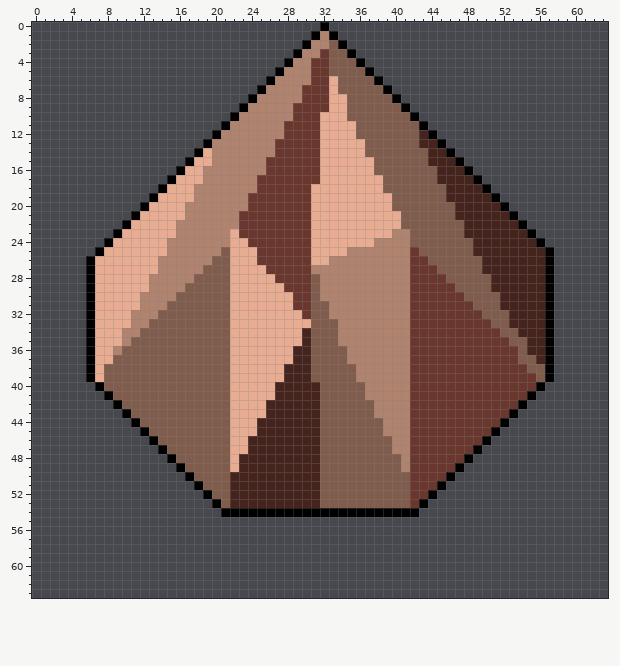
Pixel-art sprite, stored at public/assets/Tiles/Plains/Mountains/sheet01.png. The first picture shows the starting point.
The file is 64x64 pixels. Colours within 5 levels of each other are drawn and written as one.
New version:
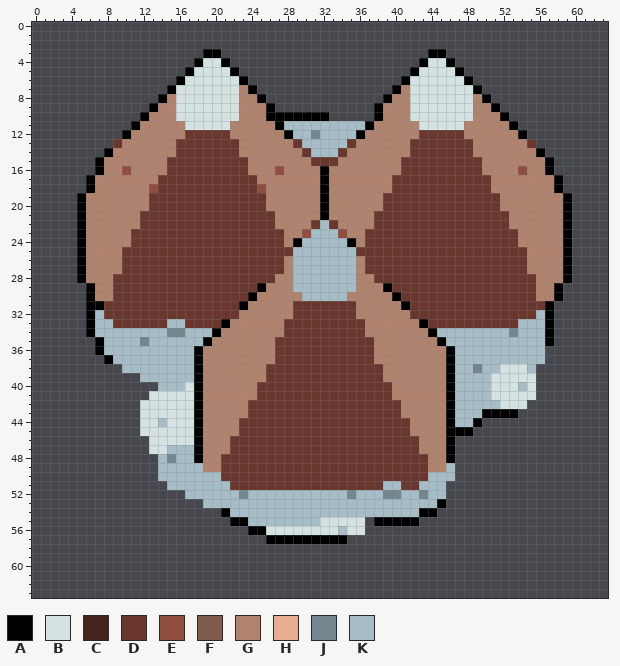
Palette (. is transparent): A #000000  B #d5e2e2  C #46241e  D #69372e  E #914d40  F #805c4d  G #b0836f  H #e8ac92  J #74878e  K #a6bcc6
From old to new:
Changed rows in their new state; - is an unchanged pixel.
first column x 5:
 0 ---------------------------.---------------------------
 1 --------------------------...--------------------------
 2 -------------------------.....-------------------------
 3 --------------AA--------.......--------AA--------------
 4 -------------ABBA------.........------ABBA-------------
 5 ------------ABBBBA----...........----ABBBBA------------
 6 -----------ABBBBBBA--.............--ABBBBBBA-----------
 7 ----------ABBBBBBBGA...............AGBBBBBBBA----------
 8 ---------AGBBBBBBBGGA.............AGGBBBBBBBGA---------
 9 --------AGGBBBBBBBG--A...........AGGGBBBBBBBGGA--------
10 -------AGGGBBBBBBB---AAAAAAA.....AGGGBBBBBBBGGGA-------
11 ------AGGGGGBBBBB-----AKKKKKKKKKAGGGGGBBBBBGGGGGA------
12 -----AGGGGGGDDDDD------AKKJKKKKAGGGGGGDDDDDGGGGGGA-----
13 ----DGGGGGGDDDDDDD----GG-KKKKKDGGGGGGDDDDDDDGGGGGGD----
14 ---AGGGGGGGDDDDDDD----GGG-KKKDGGGGGGGDDDDDDDGGGGGGGA---
15 --AGGGGGGGDDDDDDDDD--GGGGG-DDGGGGGGGDDDDDDDDDGGGGGGGA--
16 --AGGEGGGGDDDDDDDDD--GEGGGGAGGGGGGGGDDDDDDDDDGGGGEGGA--
17 -AGGGGGGGDDDDDDDDDDDGGGGGGGAGGGGGGGDDDDDDDDDDDGGGGGGGA-
18 -AGGGGGGEDDDDDDDDDDDEGGGGGGAGGGGGGGDDDDDDDDDDDGGGGGGGA-
19 AGGGGGGGDDDDDDDDDDD--GGGGGGAGGGGGGDDDDDDDDDDDDDGGGGGGGA
20 AGGGGGGGDDDDDDDDDDD--GGGGGGAGGGGGGDDDDDDDDDDDDDGGGGGGGA
21 AGGGGGGDDDDDDDDDDD----GGGGGAGGGGGDDDDDDDDDDDDDDDGGGGGGA
22 AGGGGGGDDDDDDDDDDD----GGGGDKDGGGGDDDDDDDDDDDDDDDGGGGGGA
23 AGGGGGDDDDDDDDDDDD-----GGEKKKEGGDDDDDDDDDDDDDDDDDGGGGGA
24 AGGGGGDDDDDDDDDDDDD----GAKKKKKAGDDDDDDDDDDDDDDDDDGGGGGA
25 AGGGGDDDDDDDDDDDDDDD----KKKKKKKDDDDDD-DDDDDDDDDDDDGGGGA
26 AGGGGDDDDDDDDDDDDDDD---GKKKKKKK-DDDDD--DDDDDDDDDDDGGGGA
27 AGGGGDDDDDDDDDDDDDDDD--GKKKKKKK-DDDDD---DDDDDDDDDDGGGGA
28 AGGGDDDDDDDDDDDDDDDDDDGGKKKKKKK--DDDD----DDDDDDDDDDGGGA
29 --GGDDDDDDDDDDDDDDDDAGGGKKKKKKK---ADD-----DDDDDDDDDGGA-
30 --GGDDDDDDDDDDDDDDDAGGGGGKKKKK-----AD------DDDDDDDDGGA-
31 --ADDDDDDDDDDDDDDDAGGGGG--DDDDD-----A-------DDDDDDDD---
32 --KDDDDDDDDDDDDDDDGGGGGGD-DDDDD--------------DDDDDDK---
33 --KKDDDDDDKKDDDDAGGGGGGDDDDDDDDD-----GA-------DDDKKK---
34 --KKKKKKKKJJKKKAGGGGGGGDDDDDDDDD-----GGAKKKKKKKKJKKK---
35 -.AKKKKJKKKKKKAGGGGGGGDDDDDDDDDDD----GGGAKKKKKKKKKKK---
36 -.AKKKKKKKKKKAGGGGGGGGDDDDDDDDDDD----GGGGAKKKKKKKKKK.--
37 -..AKKKKKKKKKAGGGGGGGGDDDDDDDDDDD----GGGGAKKKKKKKKKK.--
38 -....KKKKKKKKAGGGGGGGDDDDDDDDDDDDD---GGGGAKKJKKBBBK..--
39 -......KKKKKKAGGGGGGGDDDDDDDDDDDDD---GGGGAKKKKBBBBB..--
40 --.......KKKBAGGGGGGDDDDDDDDDDDDDDD--GGGGAKKKKBBBKB.---
41 ---.....BBBBBAGGGGGGDDDDDDDDDDDDDDD--GGGGAKKKKBBBBB----
42 ----...BBBBBBAGGGGGDDDDDDDDDDDDDDDDD-GGGGAKKKKKBBB-----
43 -----..BBBBBBAGGGGGDDDDDDDDDDDDDDDDD-GGGGAKKKAAA-------
44 ------.BBKBBBAGGGGDDDDDDDDDDDDDDDDDDDGGGGAKKA...-------
45 -------BBBBBBAGGGGDDDDDDDDDDDDDDDDDDDGGGGAAA...--------
46 --------BBBBBAGGGDDDDDDDDDDDDDDDDDDDD-GGGA....---------
47 --------BBKKKAGGGDDDDDDDDDDDDDDDDDDDD-GGGA...----------
48 ---------KJKKAGGDDDDDDDDDDDDDDDDDDDDD--GGA..-----------
49 ---------KKKKKGGDDDDDDDDDDDDDDDDDDDDD--GGK.------------
50 ---------KKKKKKKDDDDDDDDDDDDDDDDDDDDD--KKK-------------
51 ----------KKKKKKKDDDDDDDDDDDDDDDDDKKD-KKK--------------
52 ------------KKKKKKJKKKKKKKKKKKJKKKJJKKJKK--------------
53 --------------KKKKKKKKKKKKKKKKKKKKKKKKKKA--------------
54 -----------------KKKKKKKKKKKKKKKKKKKKKAA---------------
55 -----------------AAKKKKKKKKBBBBB-AAAAA-----------------
56 -------------------AABBBBBBBBKBB-----------------------
57 ---------------------AAAAAAAAA-------------------------
